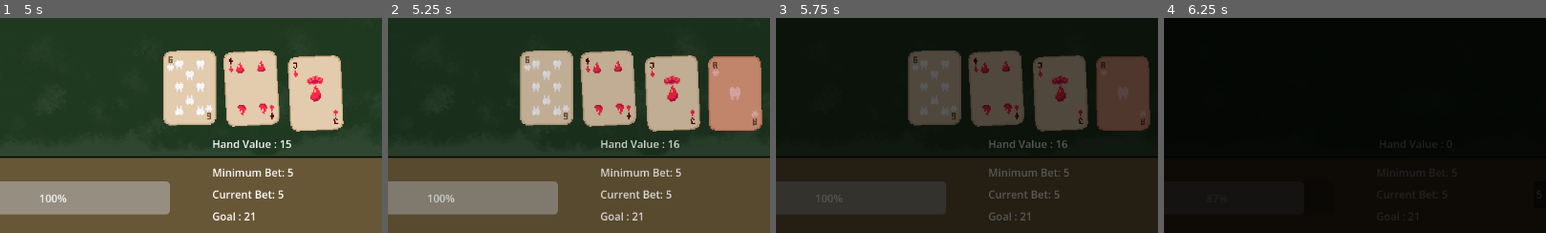
Above: before the commit, frames 1-4 (left to right).
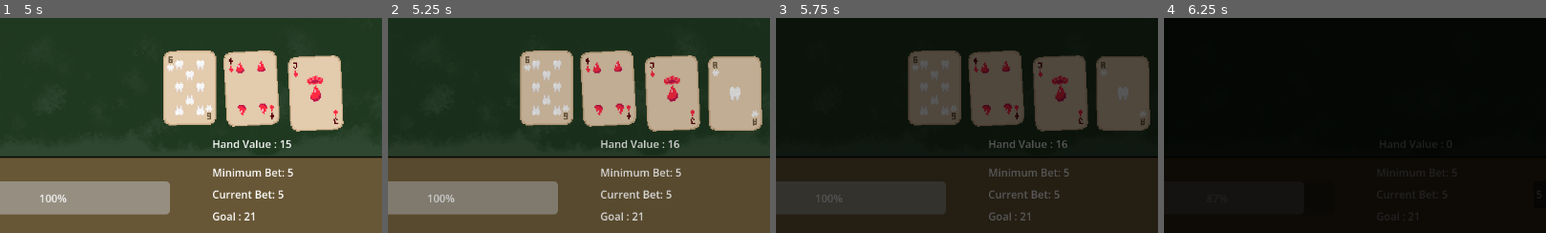
Above: after the commit, the same moments.

Repository: ZaneSoCool/GDaM-Mega-Collab-Fall-2025
Game: Godot game, scene res://Scenes/BlackJack.tscn
Two runs of this game, one before a commit and one after it. Both use one fixed random seed, a clock stepped at 60 frames per second and the inputs below. This scene is started directly instead of the project's main scene.
Inputs:
- Up to frame 1 (5 s): click "Submit" at 0.5 s; click "Hit" at 1.25 s; click "Stand" at 2 s; click "Equivalent Exchange" at 2.75 s; click "LowBall" at 3.5 s; click "SickleCell" at 4.25 s
- Up to frame 2 (5.25 s): click "AceInTheHole" at 5 s
- Up to frame 3 (5.75 s): no input
- Up to frame 4 (6.25 s): click "DoubleDown" at 5.75 s
The pictures show only the part of the screen within x 17-67%, y 50-100%; the shares and areas given below are measured in that part.

Frame 1 is identical in both runs. In frame 2, 4.7% of the frame differs, in the area x 83-98%, y 17-53%; in frame 3, less than 0.1%; in frame 4, nothing differs.

Commit message:
added card drag boundary +aceinthehole bug fix
dealspecificcard function never updated forPlayer in card script causing aceinthehole to think it was the dealer's

Diff:
--- a/Scripts/blackjack.gd
+++ b/Scripts/blackjack.gd
@@ -181,6 +181,7 @@
 	card.card_id = card_info[0]
 	card.card_suite = card_info[1]
 	card.faceUp = faceUp
+	card.forPlayer = forPlayer
 
 	if forPlayer:
 		playerCards.append(card)
--- a/Scripts/card.gd
+++ b/Scripts/card.gd
@@ -79,7 +79,14 @@
 func _process(delta: float) -> void:
 	if isHeld:
 		global_position += (get_global_mouse_position() - prevMousePos) #Vector2(40, 51)
+
+		#clamps card position so it can't leave play area
+		global_position.x = clamp(global_position.x, 180, 972)
+		global_position.y = clamp(global_position.y, 110, 410)
+
 		prevMousePos = get_global_mouse_position()
+
+
 
 func randomizePlacement(randomizePosition : bool):
 	sprite.rotation_degrees = randf_range(-7,7)
